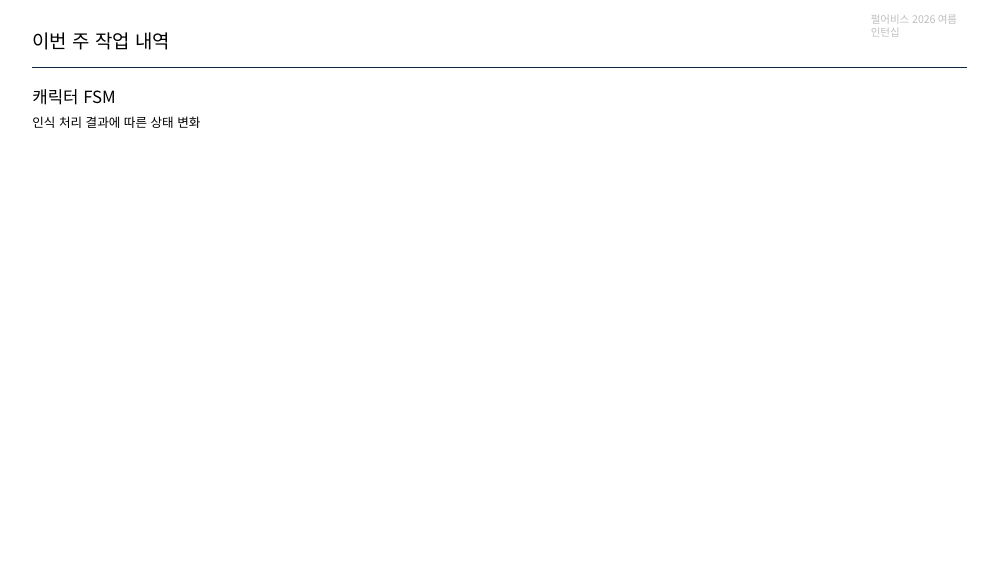
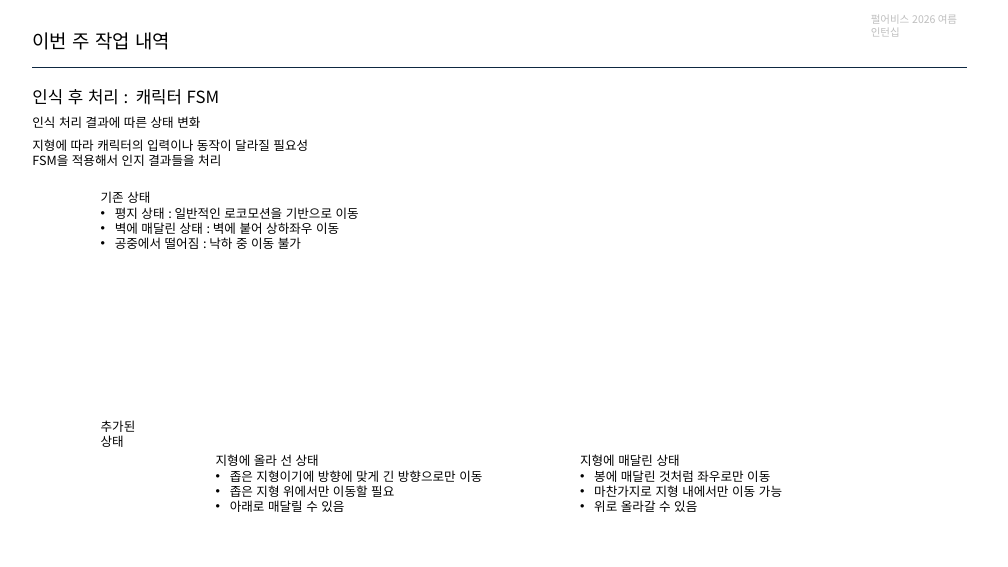
Before and after one commit to jhk0701/PA26-Character-Animation-Parkour, a slide deck: slide 4 of PPT/week4.pptx (slide 3 before the commit). Drawn at 1008x567 pixels with LibreOffice and Linux fonts; fonts in the diff are those of the drawing. Boxes give left, top, right and bottom in pixels: in the first picture for what was removed or moved away, otherwise in the second. Text is boxed around its words. In the diff, an @@ line names an element or a change of style, - is before the commit and + after.

```diff
--- a/PPT/week4.pptx
+++ b/PPT/week4.pptx
@@ text at [32,89,219,105]: text changed @@
-캐릭터 FSM
+인식 후 처리 : 캐릭터 FSM
@@ text added at [32,139,308,166], 12 pt, text #000000 @@
+지형에 따라 캐릭터의 입력이나 동작이 달라질 필요성
+FSM을 적용해서 인지 결과들을 처리
@@ text added at [101,191,359,249], 12 pt, text #000000 @@
+기존 상태
+• 평지 상태 : 일반적인 로코모션을 기반으로 이동
+• 벽에 매달린 상태 : 벽에 붙어 상하좌우 이동
+• 공중에서 떨어짐 : 낙하 중 이동 불가
@@ text added at [101,420,136,447], 12 pt, text #000000 @@
+추가된 상태
@@ text added at [216,454,482,512], 12 pt, text #000000 @@
+지형에 올라 선 상태
+• 좁은 지형이기에 방향에 맞게 긴 방향으로만 이동
+• 좁은 지형 위에서만 이동할 필요
+• 아래로 매달릴 수 있음
@@ text added at [580,454,782,512], 12 pt, text #000000 @@
+지형에 매달린 상태
+• 봉에 매달린 것처럼 좌우로만 이동
+• 마찬가지로 지형 내에서만 이동 가능
+• 위로 올라갈 수 있음
```
Also in this commit, not shown: 4 other slides changed, 3 slides added.
